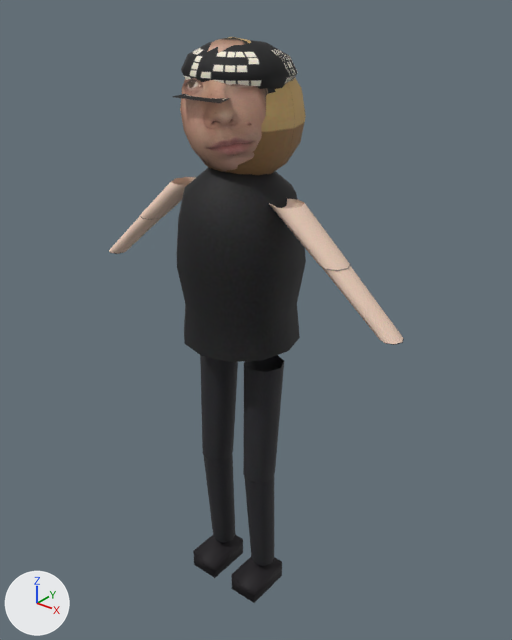
A saved change to the glTF model dasha-worker-assets/client/dasha.glb.
The view is the same before and after, from a 50 mm lens placed at (1.111, -1.324, 1.738), pointed at (0.007, 0.057, 0.882). Lighting does not change. The marker at lower left points along +X, +Y and +Z. The first picture is the older version. Vertices at exactly the same position are counted once.

In view in the first picture: 'body'.
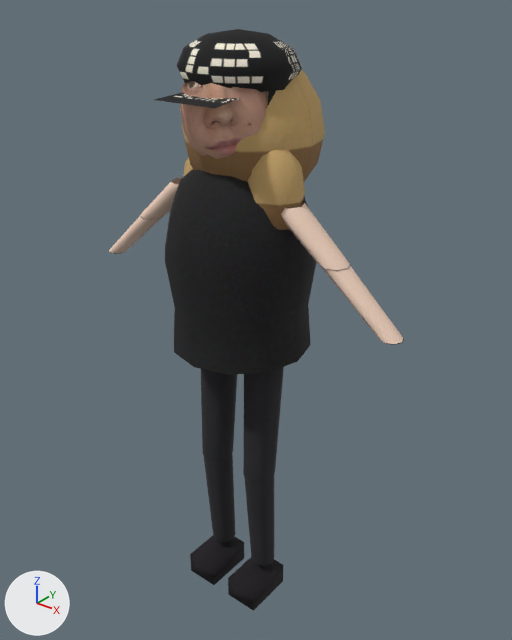
Changed parts and their boxes [x1, y1, x2, y2] in the pictures (512 x 640 px; the box of a moved part takes in the faces that stretch with it):
'body', reshaped: before [109, 37, 404, 603]; after [109, 29, 404, 611]
part 1 of me_dasha, added: after [165, 169, 316, 375]
part 2 of me_dasha, moved or reshaped: before [204, 78, 306, 175]; after [182, 70, 325, 182]
part 3 of me_dasha, added (brown): after [247, 149, 305, 230]
part 4 of me_dasha, moved or reshaped: before [231, 557, 282, 603]; after [228, 558, 283, 611]
part 5 of me_dasha, moved or reshaped: before [193, 535, 243, 578]; after [190, 536, 244, 585]
part 6 of me_dasha, moved or reshaped: before [173, 40, 306, 362]; after [154, 29, 302, 177]

The change, as a list of edits to the scene's bpy script:
```text
Change me_dasha:
    used by ob_body; location = (0.0, 0.0, 0.0)
    remove me_dasha.from_pydata(...)  # 791 vertices, 1340 faces; spans x -0.49..0.49, y -0.17..0.17, z 0.02..1.62
    add me_dasha.from_pydata(...)  # 880 vertices, 1500 faces; spans x -0.49..0.49, y -0.2..0.22, z 0.0..1.63
    me_dasha part 1: the loose piece of 72 vertices spanning x -0.17..0.17, y -0.17..0.17, z 0.86..1.32 is copied, and the copy is scaled about its middle by (1.15, 1.15, 1.08), then moved by (0.0, 0.0, 0.01); it spans x -0.2..0.2, y -0.2..0.2, z 0.84..1.34
    me_dasha part 2: the loose piece of 93 vertices spanning x -0.15..0.15, y -0.12..0.16, z 1.28..1.6 is scaled about its middle by (1.2, 1.21, 1.19), then moved by (0.0, 0.03, -0.04)
    me_dasha part 3: a new loose piece, an icosphere of 80 faces spanning x 0.04..0.2, y -0.09..0.05, z 1.16..1.4, in mat_dasha (picture img_dasha)
    me_dasha part 4: the loose piece of 8 vertices spanning x 0.04..0.12, y -0.1..0.04, z 0.02..0.08 is moved by (0.0, 0.0, -0.01)
    me_dasha part 5: the loose piece of 8 vertices spanning x -0.12..-0.04, y -0.1..0.04, z 0.02..0.08 is moved by (0.0, 0.0, -0.01)
    me_dasha part 6
    80 vertices are removed from x -0.17..0.17, y -0.17..0.17, z 0.86..1.5
    133 faces are deleted
    8 vertices in x -0.06..0.06, y -0.1..0.1, z 1.5..1.58 move by (0.0, 0.0, 0.01)
    7 vertices in x 0.1..0.14, y -0.06..0.06, z 1.5..1.58 move by (0.01, 0.0, 0.01)
    7 vertices in x -0.14..-0.1, y -0.06..0.06, z 1.5..1.58 move by (-0.01, 0.0, 0.01)
    5 vertices in x -0.04..0.04, y -0.06..0.06, z 1.6..1.61 move by (0.0, 0.0, 0.02)
    3 vertices in x -0.06..0.06, y -0.06..-0.03, z 1.6 move by (0.0, -0.01, 0.02)
    3 vertices in x -0.06..0.06, y 0.03..0.06, z 1.6 move by (0.0, 0.01, 0.02)
    21 vertices move from x -0.12..0.12, y -0.16..0.13, z 1.32..1.6 to x -0.13..0.13, y -0.2..0.14, z 1.32..1.62
    55 vertices are added at x -0.17..0.1, y -0.2..0.07, z 1.15..1.5
    93 new faces join them
```
